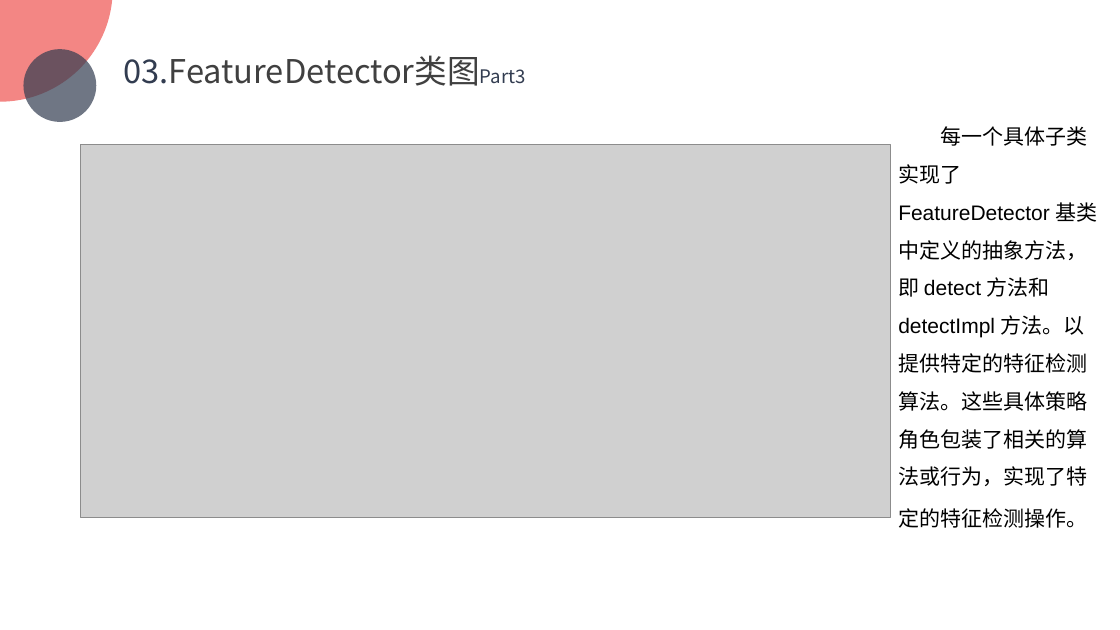
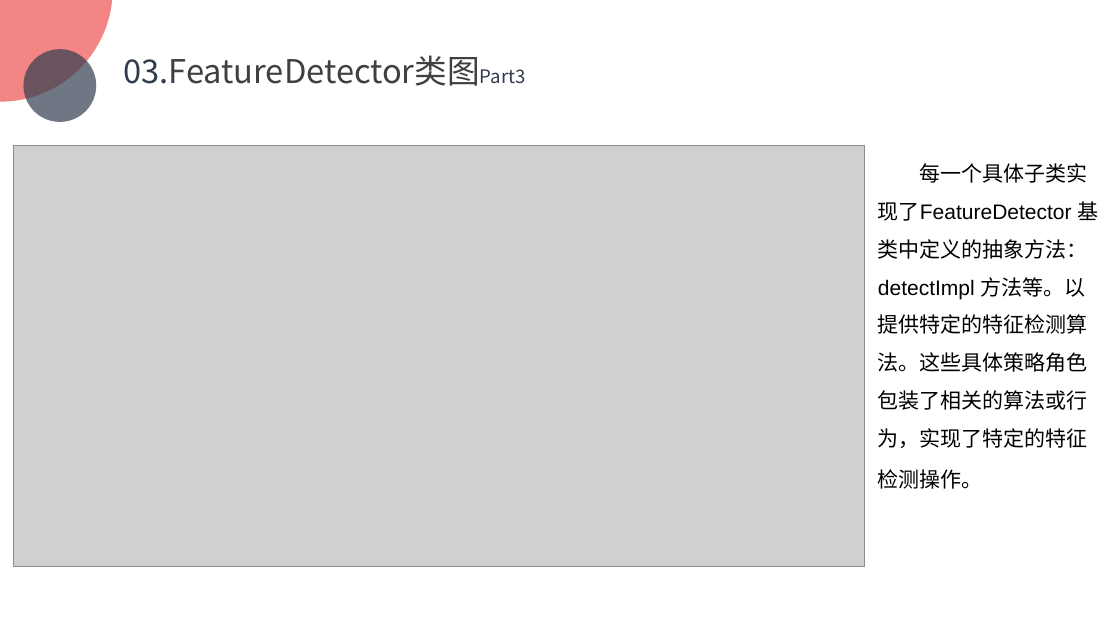
Before and after one commit to TJDPGr9/OpencvFeatureDetectorResearch, a slide deck: slide 10 of OpencvFInal/Opencv.pptx (slide 9 before the commit). Drawn at 1120x630 pixels with LibreOffice and Linux fonts; fonts in the diff are those of the drawing; grey boxes stand for pictures; background and template pictures are left out. Boxes give left, top, right and bottom in pixels: in the first picture for what was removed or moved away, otherwise in the second. Text is boxed around its words. In the diff, an @@ line names an element or a change of style, - is before the commit and + after.

```diff
--- a/OpencvFInal/Opencv.pptx
+++ b/OpencvFInal/Opencv.pptx
@@ picture: place and size @@
-picture at box(81, 145, 890, 518)
+picture at box(14, 145, 865, 566)
@@ text at box(878, 163, 1099, 489): text changed @@
-每一个具体子类实现了 FeatureDetector 基类中定义的抽象方法，即 detect 方法和 detectImpl 方法。以提供特定的特征检测算法。这些具体策略角色包装了相关的算法或行为，实现了特定的特征检测操作。
+每一个具体子类实现了FeatureDetector 基类中定义的抽象方法：detectImpl 方法等。以提供特定的特征检测算法。这些具体策略角色包装了相关的算法或行为，实现了特定的特征检测操作。
```
Also in this commit, not shown: 1 other slide changed, 2 slides added.
